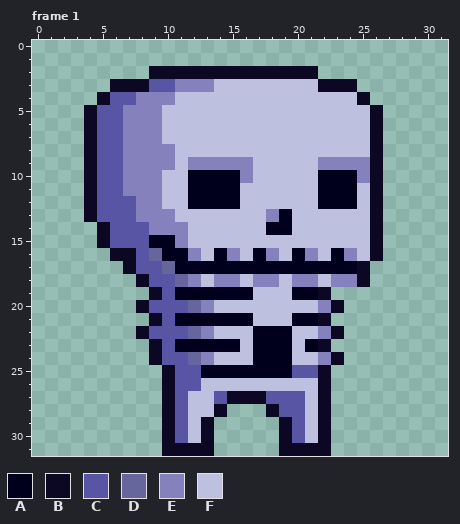
One commit to this pixel-art file: images/enemy.aseprite. The picture above is the old version.
32x32 pixels, 8 frames. Shown: frame 1. The commit also changed other frames, which this record leaves out.
Palette (. is transparent): A #00001d  B #0c0823  C #5855a5  D #66669c  E #8481bd  F #bdc0df
Pixels before, frame 1, first column x 4:
 2 .....BBBBBBBBBBBBB.....
 3 ..BBBCCEEEFFFFFFFFBBB..
 4 .BCCEEEFFFFFFFFFFFFFFB.
 5 BCCEEEFFFFFFFFFFFFFFFFB
 6 BCCEEEFFFFFFFFFFFFFFFFB
 7 BCCEEEFFFFFFFFFFFFFFFFB
 8 BCCEEEEFFFFFFFFFFFFFFFB
 9 BCCEEEEFEEEEEFFFFFEEEEB
10 BCCEEEFFAAAAEFFFFFAAAEB
11 BCCEEEFFAAAAFFFFFFAAAFB
12 BCCCEEFFAAAAFFFFFFAAAFB
13 BCCCEEEFFFFFFFEAFFFFFFB
14 .BCCCEEEFFFFFFAAFFFFFFB
15 .BCCCAAEFFFFFFFFFFFFFFB
16 ..BBCDAAEFAEFAEFAEFAEFB
17 ...BCCDAAAAAAAAAAAAAAB.
18 ....BCCDEFEEFEEFEEFEEB.
19 .....BCAAAAAAFFFAAB....
20 ....BCCCDEFFFFFFFFEB...
21 .....BCAAAAAAFFFAAB....
22 ....BCCCDEFFFAAAFFEB...
23 .....BCAAAAAFAAAFAB....
24 .....BCCDEFFFAAAFFEB...
25 ......BCCAAAAAAACCB....
26 ......BCCFFFFFFFFFB....
27 ......BCFFCBBBCCCFB....
28 ......BCFFB...BCCFB....
29 ......BCFB.....BCFB....
30 ......BCFB.....BCFB....
31 ......BBBB.....BBBB....
After:
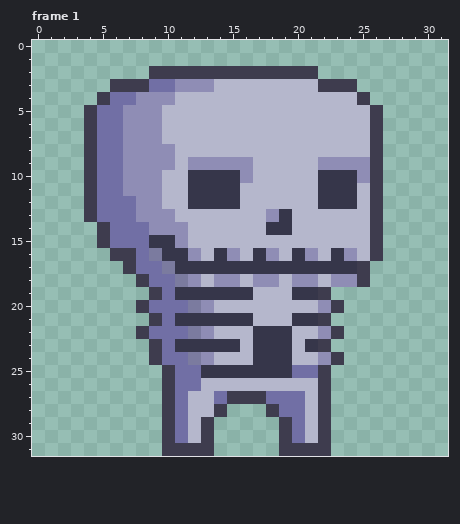
What changed:
colour A: #00001d -> #36364a
colour B: #0c0823 -> #3e3c4e
colour C: #5855a5 -> #716fa5
colour D: #66669c -> #7b7b9f
colour E: #8481bd -> #8f8db5
colour F: #bdc0df -> #b5b7cc
